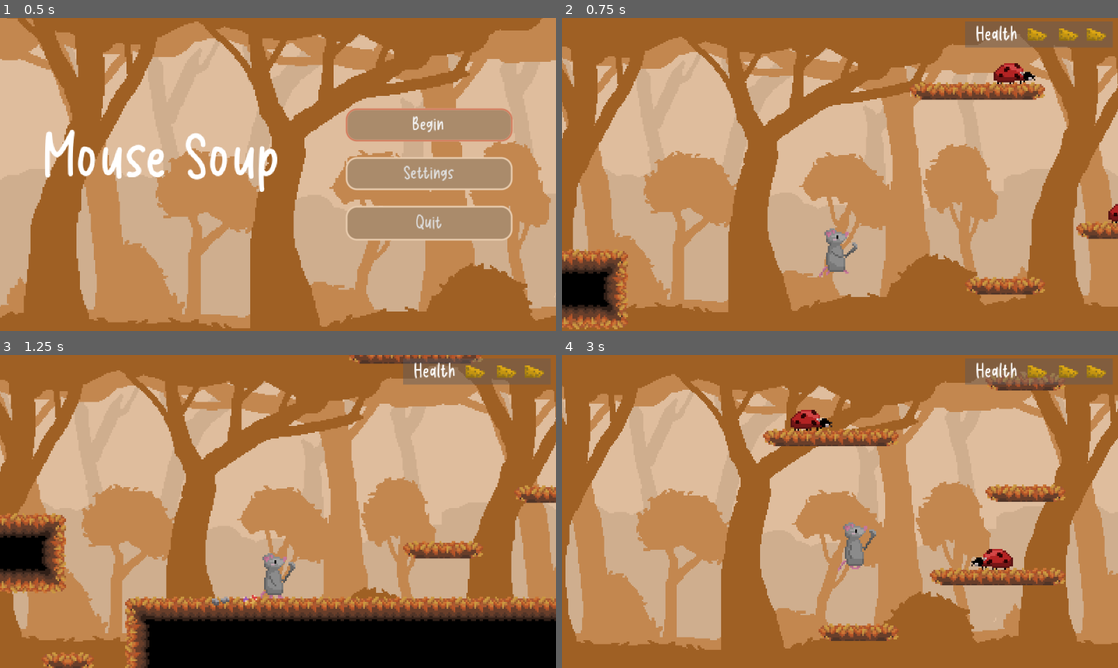
Above: before the commit, frames 1-4 (two rows, left to right).
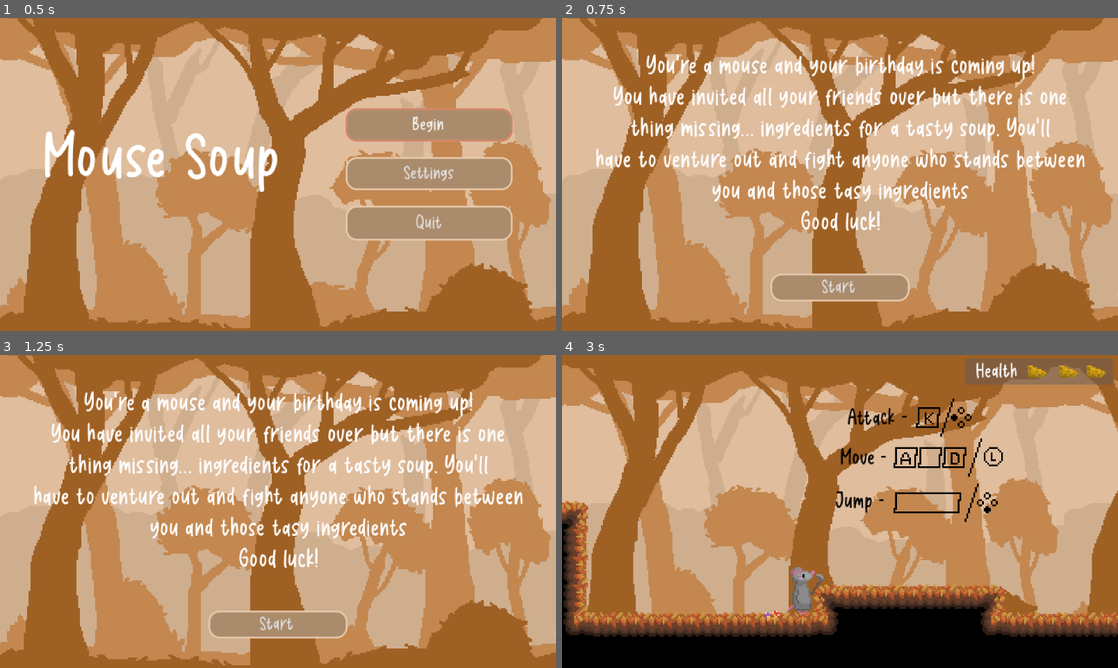
Above: after the commit, the same moments.

Repository: BDSimeonov19/Mouse-Soup
Game: Godot game, scene res://Scenes/main.tscn
Same seed, same stepped clock (60 frames per second), same inputs: the game is played once before the commit and once after it. Sound files missing from this copy of the repository are replaced by a short silence.
Inputs (mouse positions are in pixels of both pictures, inside the frame that each line leads up to):
- Up to frame 1 (0.5 s): no input
- Up to frame 2 (0.75 s): click "Begin" at 0.5 s
- Up to frame 3 (1.25 s): no input
- Up to frame 4 (3 s): click (840, 624) at 1.25 s, where only the run after the commit has a clickable "Start"; hold D (right) from 2.03 s (still down); tap K (attack) at 2.1 s; tap Space (jump) at 2.27, 2.3, 2.57, 2.85 s

Frame 1 is identical in both runs. In frame 2, 66% of the frame differs, in the area x 0-100%, y 0-100%; in frame 3, 73%; in frame 4, 67%.

Commit message:
Add controls. Add intro screen.

Diff:
--- a/Scenes/Levels/forest.tscn
+++ b/Scenes/Levels/forest.tscn
@@ -9,6 +9,8 @@
 [ext_resource type="Texture2D" uid="uid://iv0kwb8yo8ml" path="res://Assets/Graphics/Elements.png" id="7_g1dkv"]
 [ext_resource type="Script" uid="uid://b0optswytu0q1" path="res://Scripts/Forest/forest_exit.gd" id="8_lov0s"]
 [ext_resource type="AudioStream" uid="uid://dclcpyqk76v2g" path="res://Assets/Sounds/Ambiance/BirdsAmbiance.mp3" id="9_c40vg"]
+[ext_resource type="FontFile" uid="uid://2ej55s5un1gj" path="res://Assets/Fonts/Little Story.ttf" id="10_23d6q"]
+[ext_resource type="Texture2D" uid="uid://bytajfnvs6peb" path="res://Assets/Graphics/Controls.png" id="10_ktsjh"]
 
 [sub_resource type="TileSetAtlasSource" id="TileSetAtlasSource_bo1nx"]
 texture = ExtResource("5_4oq0j")
@@ -212,7 +214,7 @@
 texture = ExtResource("2_ktsjh")
 
 [node name="Mouse" parent="." unique_id=1392289620 instance=ExtResource("3_23d6q")]
-position = Vector2(857, 133)
+position = Vector2(56.91002, 150.17343)
 
 [node name="Ladybug" parent="." unique_id=1959778033 instance=ExtResource("4_lha1p")]
 position = Vector2(447, 185)
@@ -274,4 +276,45 @@
 autoplay = true
 parameters/looping = true
 
+[node name="Controls" type="Control" parent="." unique_id=168327738]
+layout_mode = 3
+anchors_preset = 0
+
+[node name="Label" type="Label" parent="Controls" unique_id=335486370]
+layout_mode = 0
+offset_left = 164.0
+offset_top = 74.0
+offset_right = 204.0
+offset_bottom = 97.0
+theme_override_colors/font_color = Color(0, 0, 0, 1)
+theme_override_fonts/font = ExtResource("10_23d6q")
+theme_override_font_sizes/font_size = 13
+text = "Attack -"
+
+[node name="Label2" type="Label" parent="Controls" unique_id=1374096212]
+layout_mode = 0
+offset_left = 157.0
+offset_top = 122.0
+offset_right = 197.0
+offset_bottom = 145.0
+theme_override_colors/font_color = Color(0, 0, 0, 1)
+theme_override_fonts/font = ExtResource("10_23d6q")
+theme_override_font_sizes/font_size = 13
+text = "Jump -"
+
+[node name="Label3" type="Label" parent="Controls" unique_id=390281760]
+layout_mode = 0
+offset_left = 160.0
+offset_top = 97.0
+offset_right = 211.0
+offset_bottom = 120.0
+theme_override_colors/font_color = Color(0, 0, 0, 1)
+theme_override_fonts/font = ExtResource("10_23d6q")
+theme_override_font_sizes/font_size = 13
+text = "Move - "
+
+[node name="Sprite2D" type="Sprite2D" parent="Controls" unique_id=1781890486]
+position = Vector2(220.27844, 107.574844)
+texture = ExtResource("10_ktsjh")
+
 [connection signal="body_entered" from="ForestExit" to="ForestExit" method="_on_body_entered"]
--- /dev/null
+++ b/Scenes/UI/intro_screen.tscn
@@ -0,0 +1,93 @@
+[gd_scene format=3 uid="uid://begrkg48e3cdc"]
+
+[ext_resource type="Texture2D" uid="uid://doqm4hh8y3khx" path="res://Assets/Graphics/Forest/FallBackground.png" id="1_ctt25"]
+[ext_resource type="Script" uid="uid://dgrwn4ocngpww" path="res://Scripts/UI/intro_screen.gd" id="1_syjvp"]
+[ext_resource type="FontFile" uid="uid://2ej55s5un1gj" path="res://Assets/Fonts/Little Story.ttf" id="2_syjvp"]
+[ext_resource type="StyleBox" uid="uid://bw6jq4u8jo0dv" path="res://Assets/FocusButton.tres" id="3_bgt4u"]
+
+[sub_resource type="StyleBoxFlat" id="StyleBoxFlat_c2ghv"]
+bg_color = Color(0.6646157, 0.5450291, 0.4204291, 1)
+border_width_left = 1
+border_width_top = 1
+border_width_right = 1
+border_width_bottom = 1
+border_color = Color(0.9073619, 0.79726005, 0.6803515, 1)
+corner_radius_top_left = 6
+corner_radius_top_right = 6
+corner_radius_bottom_right = 6
+corner_radius_bottom_left = 6
+corner_detail = 18
+
+[sub_resource type="StyleBoxFlat" id="StyleBoxFlat_s00sm"]
+bg_color = Color(0.50363636, 0.40337807, 0.29561737, 1)
+border_width_left = 1
+border_width_top = 1
+border_width_right = 1
+border_width_bottom = 1
+border_color = Color(0.5688208, 0.43386292, 0.28008035, 1)
+corner_radius_top_left = 6
+corner_radius_top_right = 6
+corner_radius_bottom_right = 6
+corner_radius_bottom_left = 6
+corner_detail = 18
+
+[sub_resource type="StyleBoxFlat" id="StyleBoxFlat_n387p"]
+bg_color = Color(0.6335806, 0.5179831, 0.39445058, 1)
+border_width_left = 1
+border_width_top = 1
+border_width_right = 1
+border_width_bottom = 1
+border_color = Color(0.7260533, 0.568654, 0.39308274, 1)
+corner_radius_top_left = 6
+corner_radius_top_right = 6
+corner_radius_bottom_right = 6
+corner_radius_bottom_left = 6
+corner_detail = 18
+
+[node name="IntroScreen" type="Control" unique_id=1430762577]
+layout_mode = 3
+anchors_preset = 15
+anchor_right = 1.0
+anchor_bottom = 1.0
+grow_horizontal = 2
+grow_vertical = 2
+script = ExtResource("1_syjvp")
+
+[node name="Sprite2D2" type="Sprite2D" parent="." unique_id=2052918737]
+position = Vector2(160, 84)
+scale = Vector2(0.89134634, 0.89134604)
+texture = ExtResource("1_ctt25")
+
+[node name="Title" type="Label" parent="." unique_id=1798106510]
+layout_mode = 0
+offset_left = 8.0
+offset_top = 20.0
+offset_right = 313.0
+offset_bottom = 125.0
+theme_override_fonts/font = ExtResource("2_syjvp")
+theme_override_font_sizes/font_size = 15
+text = "You're a mouse and your birthday is coming up!
+You have invited all your friends over but there is one
+thing missing... ingredients for a tasty soup. You'll
+have to venture out and fight anyone who stands between
+you and those tasy ingredients
+Good luck!"
+horizontal_alignment = 1
+
+[node name="Start" type="Button" parent="." unique_id=288135487]
+z_index = 1
+layout_mode = 0
+offset_left = 120.0
+offset_top = 147.0
+offset_right = 200.0
+offset_bottom = 163.0
+size_flags_vertical = 3
+theme_override_fonts/font = ExtResource("2_syjvp")
+theme_override_font_sizes/font_size = 11
+theme_override_styles/normal = SubResource("StyleBoxFlat_c2ghv")
+theme_override_styles/pressed = SubResource("StyleBoxFlat_s00sm")
+theme_override_styles/hover = SubResource("StyleBoxFlat_n387p")
+theme_override_styles/focus = ExtResource("3_bgt4u")
+text = "Start"
+
+[connection signal="pressed" from="Start" to="." method="_on_start_pressed"]
--- a/Scenes/main.tscn
+++ b/Scenes/main.tscn
@@ -20,7 +20,7 @@
 [node name="Music" type="AudioStreamPlayer" parent="." unique_id=854389612]
 process_mode = 3
 stream = ExtResource("3_8gbba")
-volume_db = -5.0
+volume_db = -9.0
 autoplay = true
 parameters/looping = true
 
--- /dev/null
+++ b/Scripts/UI/intro_screen.gd
@@ -0,0 +1,17 @@
+extends Control
+
+var hud_scene = preload("res://Scenes/UI/hud.tscn").instantiate()
+
+# Called when the node enters the scene tree for the first time.
+func _ready() -> void:
+	pass # Replace with function body.
+
+
+func _on_start_pressed() -> void:
+	get_node("/root/Main/UISFX").play()
+	var current_level_path = SaveManager.save_data["current_level_path"]
+	var level_scene = load(current_level_path).instantiate()
+	get_node("/root/Main/World").add_child(level_scene)
+	get_node("/root/Main/UI").add_child(hud_scene)
+	PlayerManager.health_change.connect(hud_scene.update_health)
+	queue_free()
--- a/Scripts/UI/main_menu.gd
+++ b/Scripts/UI/main_menu.gd
@@ -11,13 +11,9 @@
 
 func _on_begin_pressed() -> void:
 	get_node("/root/Main/UISFX").play()
-	var current_level_path = SaveManager.save_data["current_level_path"]
-	var level_scene = load(current_level_path).instantiate()
-	get_node("/root/Main/World").add_child(level_scene)
-	get_node("/root/Main/UI").add_child(hud_scene)
-	PlayerManager.health_change.connect(hud_scene.update_health)
-
 	get_node("/root/Main").is_pausable = true
+	var intro_screen_scene = load("res://Scenes/UI/intro_screen.tscn").instantiate()
+	get_node("/root/Main/UI").add_child(intro_screen_scene)
 	queue_free()
 
 func _on_settings_pressed() -> void:
--- a/Scripts/randomized_audio_stream_player.gd
+++ b/Scripts/randomized_audio_stream_player.gd
@@ -8,5 +8,5 @@
 	pitch_scale = randf_range(min_pitch, max_pitch)
 	super.play(from_position)
 
-func _on_finished() -> void:
-	play_rand()
+#func _on_finished() -> void:
+	#play_rand()
Binary file added: Assets/Graphics/Controls.png
Not shown, added: Assets/Graphics/Controls.png.import
Not shown, added: Scripts/UI/intro_screen.gd.uid
